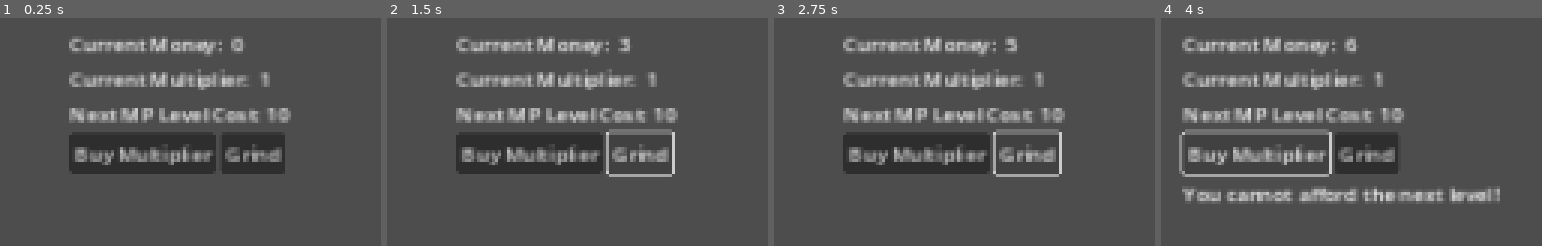
Above: before the commit, frames 1-4 (left to right).
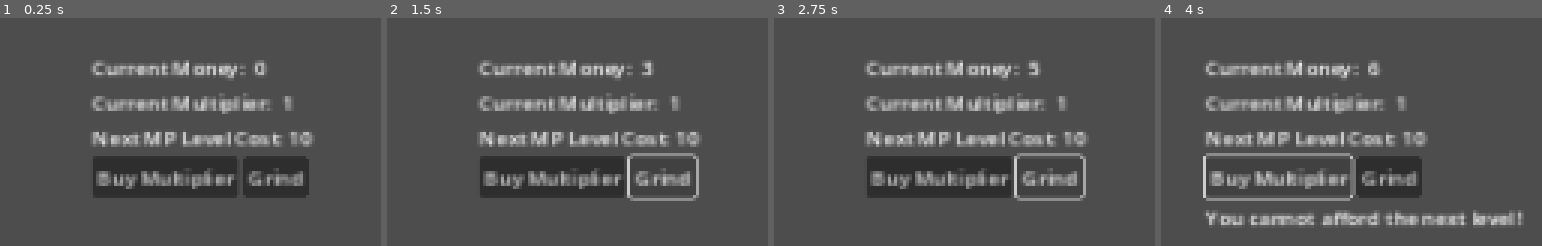
Above: after the commit, the same moments.

Repository: Loafabreadly/CEO-Idle
Game: Godot game, scene res://game.tscn
Same seed, same stepped clock (60 frames per second), same inputs: the game is played once before the commit and once after it.
Inputs:
- Up to frame 1 (0.25 s): no input
- Up to frame 2 (1.5 s): click "Grind" at 0.5 s; click "Grind" at 1.25 s
- Up to frame 3 (2.75 s): click "Grind" at 2 s
- Up to frame 4 (4 s): click "Buy Multiplier" at 2.75 s

The runs differ from the first frame. In frame 1, 23% of the frame differs, in the area x 18-83%, y 7-79%; in frame 2, 22%; in frame 3, 22%; in frame 4, 27%, in the area x 4-96%, y 7-91%.

Commit message:
Centering the container

Diff:
--- a/game.tscn
+++ b/game.tscn
@@ -8,17 +8,26 @@
 [node name="UI" type="Control" parent="."]
 layout_mode = 3
 anchors_preset = 0
-offset_left = 575.0
-offset_top = 256.0
-offset_right = 615.0
-offset_bottom = 296.0
+offset_left = 960.0
+offset_top = 540.0
+offset_right = 1000.0
+offset_bottom = 580.0
+size_flags_horizontal = 6
+size_flags_vertical = 6
 
 [node name="CenterContainer" type="CenterContainer" parent="UI"]
-layout_mode = 0
-offset_left = -573.0
-offset_top = -255.0
-offset_right = 1347.0
-offset_bottom = 825.0
+layout_mode = 1
+anchors_preset = 8
+anchor_left = 0.5
+anchor_top = 0.5
+anchor_right = 0.5
+anchor_bottom = 0.5
+offset_left = -86.5
+offset_top = -69.5
+offset_right = 86.5
+offset_bottom = 69.5
+grow_horizontal = 2
+grow_vertical = 2
 
 [node name="VBoxContainer" type="VBoxContainer" parent="UI/CenterContainer"]
 layout_mode = 2
--- a/project.godot
+++ b/project.godot
@@ -22,6 +22,7 @@
 window/size/viewport_width=1920
 window/size/viewport_height=1080
 window/stretch/mode="canvas_items"
+window/stretch/aspect="expand"
 
 [rendering]
 
